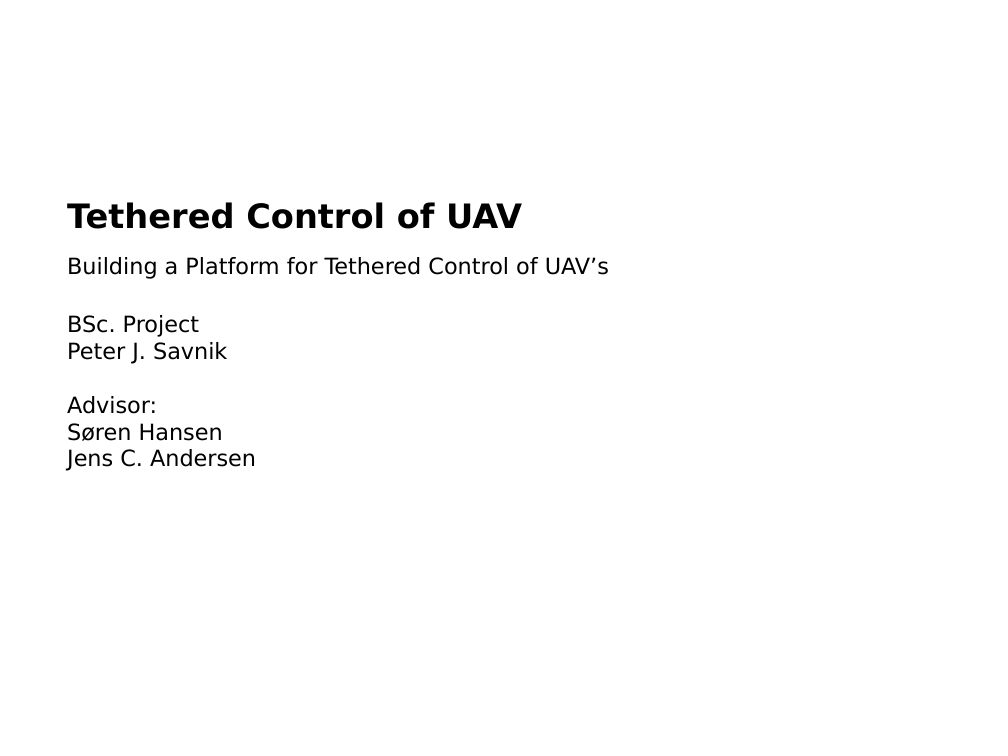
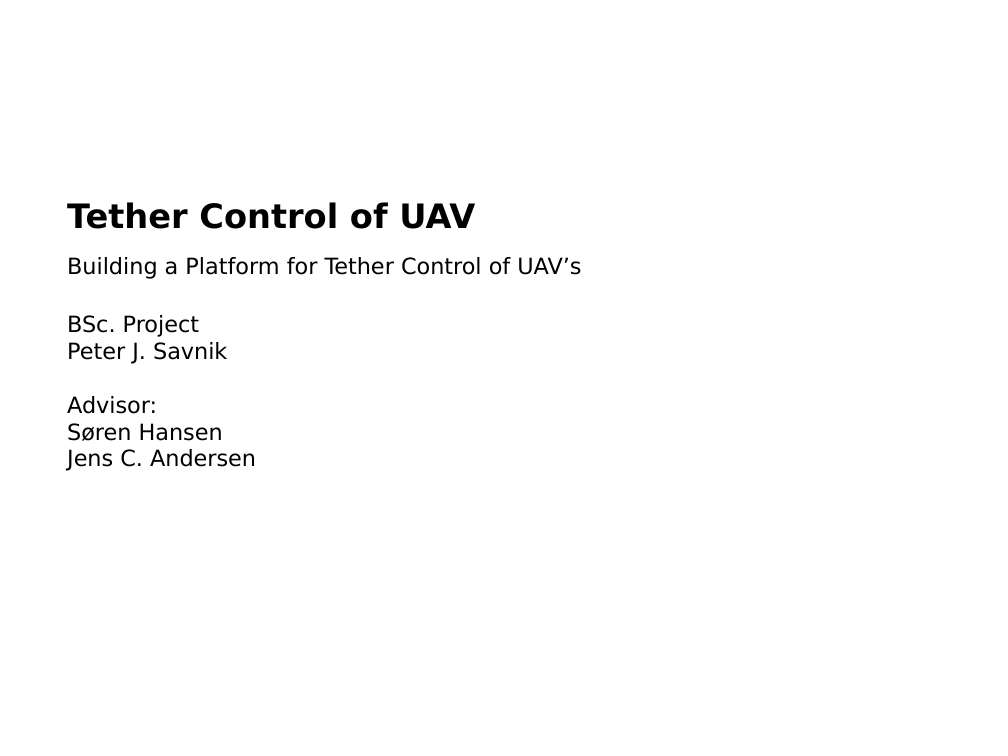
Before and after one commit to savnik/TCUAV, a slide deck: slide 1 of Presentation/2014-10-2 Presentation_AUT.pptx. Drawn at 1008x756 pixels with LibreOffice and Linux fonts; fonts in the diff are those of the drawing; background and template pictures are left out. Boxes give left, top, right and bottom in pixels: in the first picture for what was removed or moved away, otherwise in the second. Text is boxed around its words. In the diff, an @@ line names an element or a change of style, - is before the commit and + after.

```diff
--- a/Presentation/2014-10-2 Presentation_AUT.pptx
+++ b/Presentation/2014-10-2 Presentation_AUT.pptx
@@ title at (x1=67, y1=202, x2=475, y2=229): text changed @@
-Tethered Control of UAV
+Tether Control of UAV
@@ subtitle at (x1=67, y1=257, x2=581, y2=279): text changed @@
-Building a Platform for Tethered Control of UAV’s
+Building a Platform for Tether Control of UAV’s
```
Also in this commit, not shown: 5 other slides changed, 18 other files.
